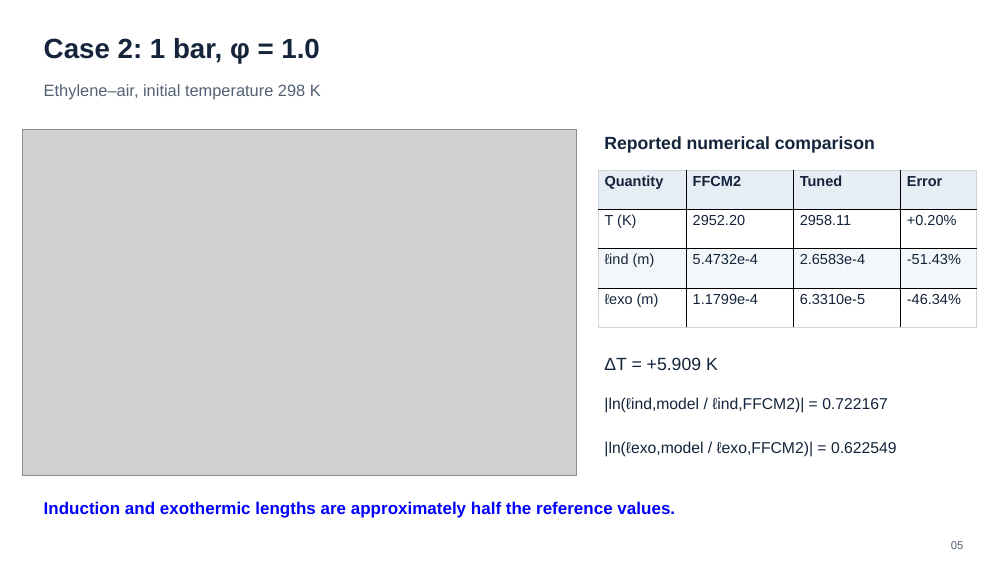
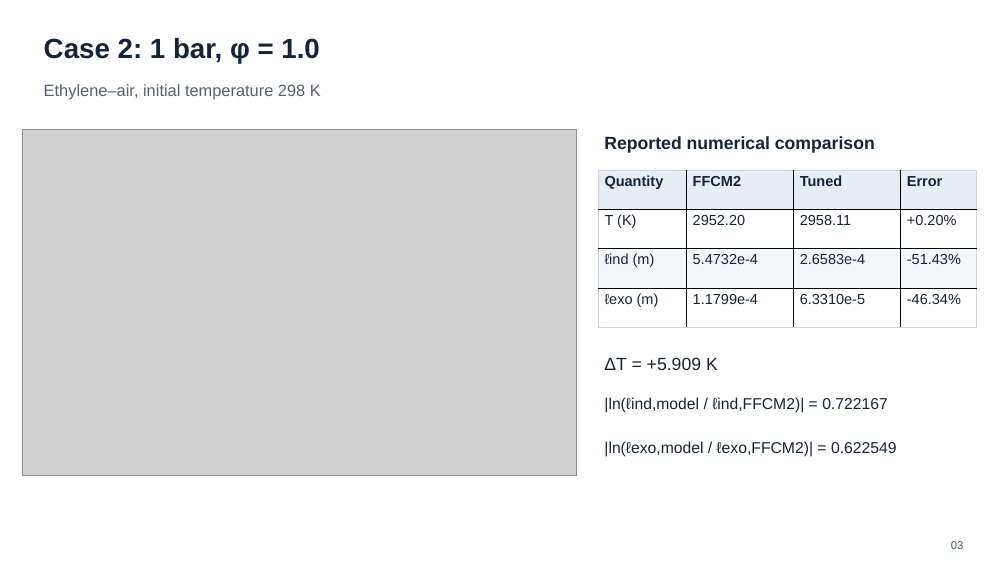
Before and after one commit to Boyuan-Yu-01/kinetic-model-tuning, a slide deck: slide 3 of example/ethylene_ZND/validate/znd_validation_12_cases.pptx (slide 5 before the commit). Drawn at 1008x567 pixels with LibreOffice and Linux fonts; fonts in the diff are those of the drawing; grey boxes stand for pictures. Boxes give left, top, right and bottom in pixels: in the first picture for what was removed or moved away, otherwise in the second. Text is boxed around its words. In the diff, an @@ line names an element or a change of style, - is before the commit and + after.

```diff
--- a/example/ethylene_ZND/validate/znd_validation_12_cases.pptx
+++ b/example/ethylene_ZND/validate/znd_validation_12_cases.pptx
@@ text removed at bbox=[44, 501, 675, 518] @@
-Induction and exothermic lengths are approximately half the reference values.
@@ text at bbox=[951, 541, 964, 549]: text changed @@
-05
+03
```
Also in this commit, not shown: 12 other slides changed, 3 slides removed, 1 other file.
